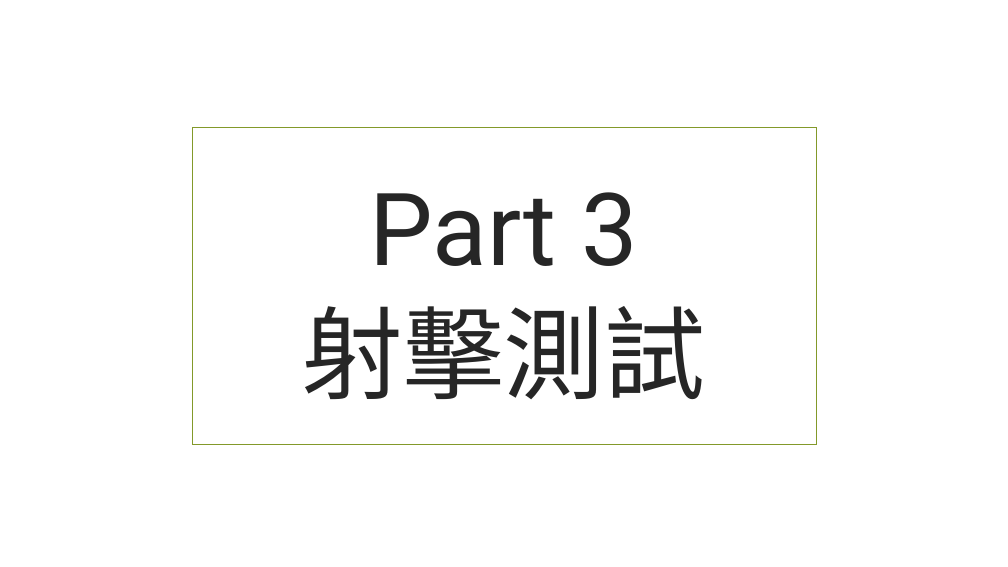
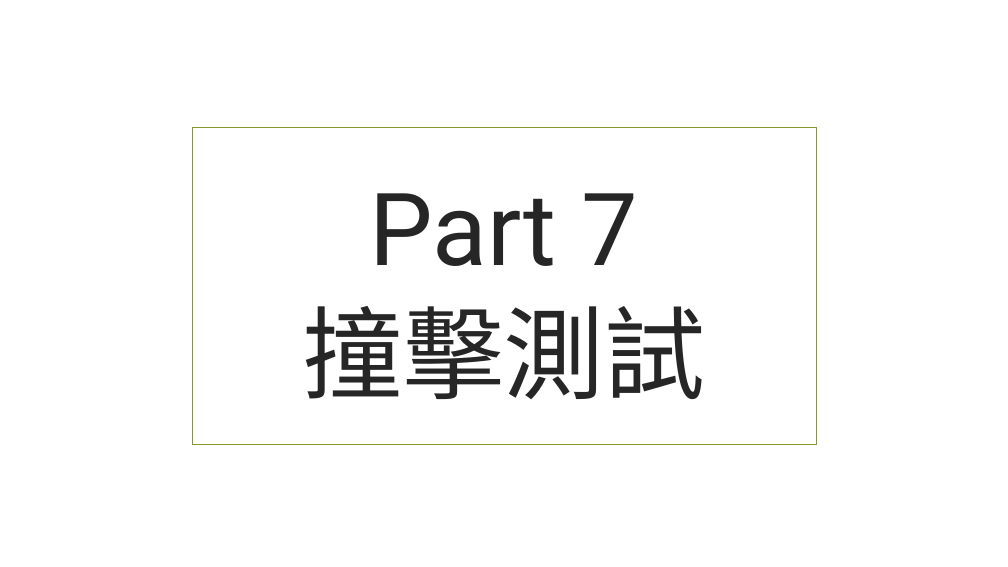
Before and after one commit to beardad1975/py4t, a slide deck: slide 30 of 課程資料/物理撞擊實驗室/物理撞擊實驗室簡報.pptx (slide 24 before the commit). Drawn at 1008x567 pixels with LibreOffice and Linux fonts; fonts in the diff are those of the drawing; background and template pictures are left out. Boxes give left, top, right and bottom in pixels: in the first picture for what was removed or moved away, otherwise in the second. Text is boxed around its words. In the diff, an @@ line names an element or a change of style, - is before the commit and + after.

```diff
--- a/課程資料/物理撞擊實驗室/物理撞擊實驗室簡報.pptx
+++ b/課程資料/物理撞擊實驗室/物理撞擊實驗室簡報.pptx
@@ title at [369,193,639,266]: text changed @@
-Part 3
+Part 7
@@ text at [302,306,705,399]: text changed @@
-射擊測試
+撞擊測試
```
Also in this commit, not shown: 12 other slides changed, 17 slides added, 4 slides removed, 15 other files.
